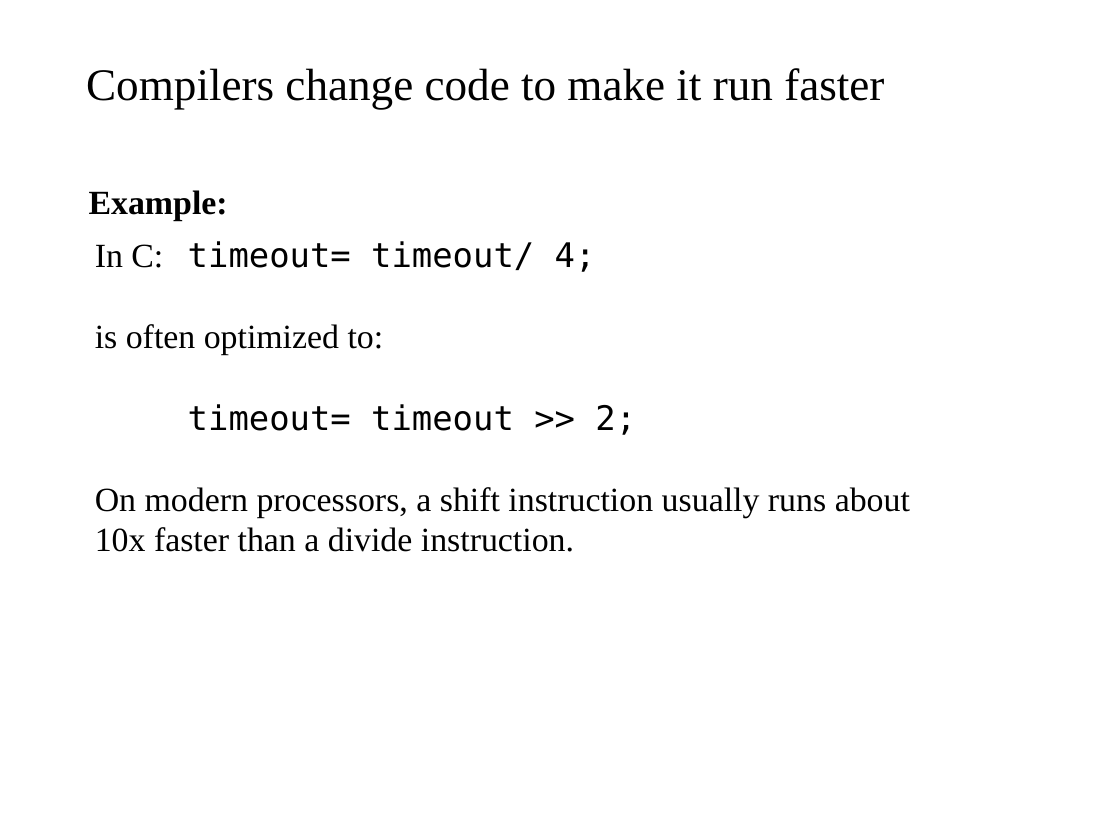
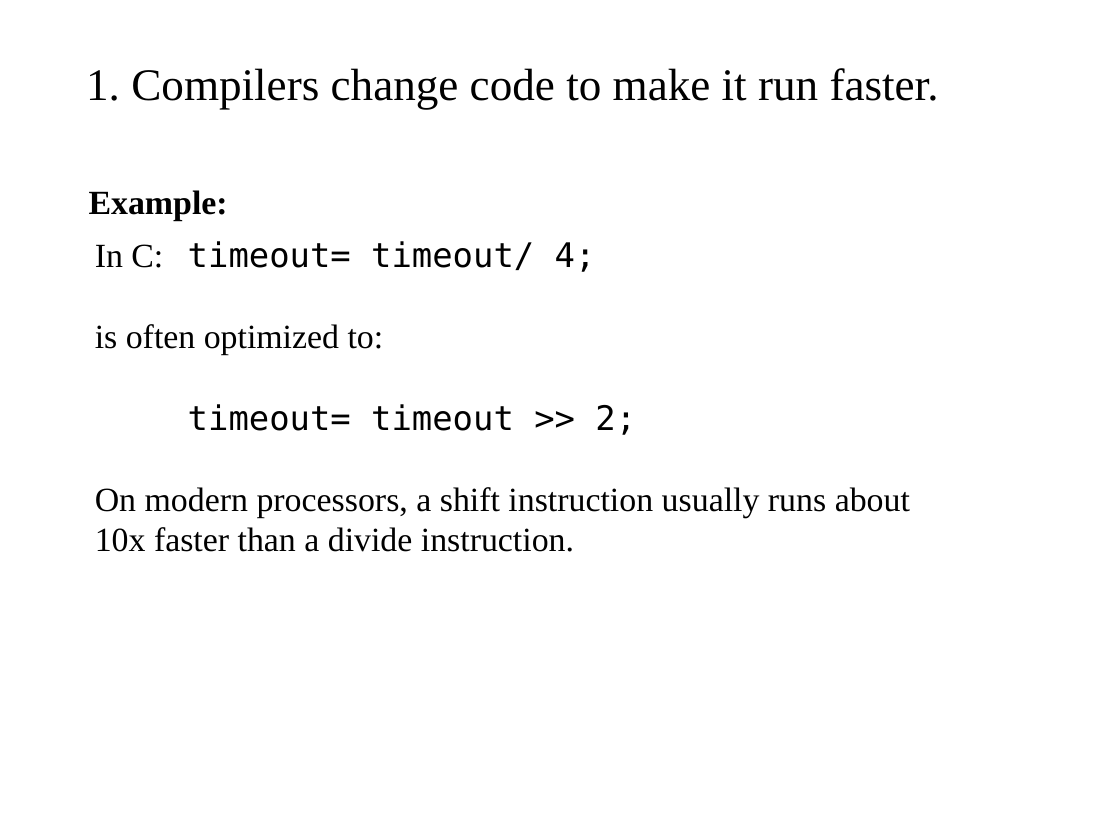
Before and after one commit to cschreiner/lli_undef_fix_admin, a slide deck: slide 1 of doc/poster/2015feb_grad_visit.draft.odp. Drawn at 1120x840 pixels with LibreOffice and Linux fonts; fonts in the diff are those of the drawing. Boxes give left, top, right and bottom in pixels: in the first picture for what was removed or moved away, otherwise in the second. Text is boxed around its words. In the diff, an @@ line names an element or a change of style, - is before the commit and + after.

Commit message:
minor wording improvements

```diff
--- a/doc/poster/2015feb_grad_visit.draft.odp
+++ b/doc/poster/2015feb_grad_visit.draft.odp
@@ text at (86,68,939,110): text changed @@
-Compilers change code to make it run faster
+1. Compilers change code to make it run faster.
```
Also in this commit, not shown: 11 other slides changed.
